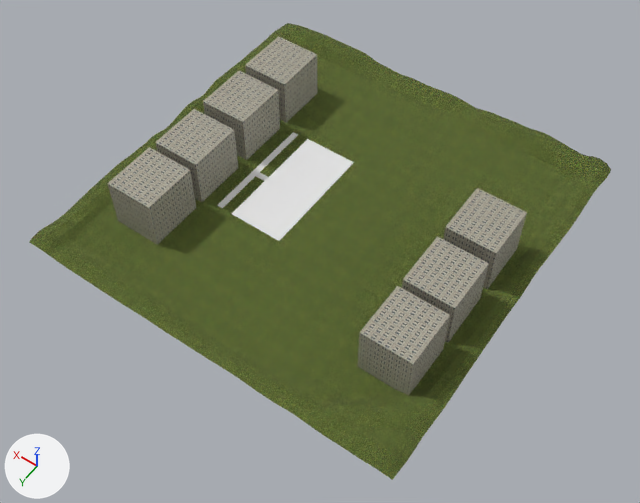
Renders of the Blender file Assets/Models/Maps/main_map.blend from each side of a commit.
Rendered twice from a camera (50 mm lens) standing at (-245.0, 355.0, 499.0) and looking at (-15.0, 33.0, -8.0). The lights are fixed; the arrows at lower left show +X, +Y and +Z.

The older version as bpy lines, for what is in view:
```python
ob_asphalt_col = bpy.data.objects.new('asphalt-col', me_plane)
ob_asphalt_col.location = (32.6, -0.1, 0.1)
ob_asphalt_col.scale = (0.72, 1.0, 1.0)
ob_building = bpy.data.objects.new('Building', me_cube_001)
ob_building.location = (0.0, 0.0, 0.0)
ob_building_001 = bpy.data.objects.new('Building.001', me_cube_002)
ob_building_001.location = (0.0, 0.0, 0.0)
ob_building_002 = bpy.data.objects.new('Building.002', me_cube_003)
ob_building_002.location = (0.0, 0.0, 0.0)
ob_building_003 = bpy.data.objects.new('Building.003', me_cube_004)
ob_building_003.location = (0.0, 0.0, 0.0)
ob_building_004 = bpy.data.objects.new('Building.004', me_cube_005)
ob_building_004.location = (0.0, 0.0, 0.0)
ob_building_005 = bpy.data.objects.new('Building.005', me_cube_006)
ob_building_005.location = (0.0, 0.0, 0.0)
ob_building_006 = bpy.data.objects.new('Building.006', me_cube_011)
ob_building_006.location = (0.0, 0.0, 0.0)
ob_road_col = bpy.data.objects.new('Road-col', me_cube_007)
ob_road_col.location = (66.0, 0.0, 0.0)
# also in view: 'Ground-col' at (-1.0, 0.0, 5.0)
```
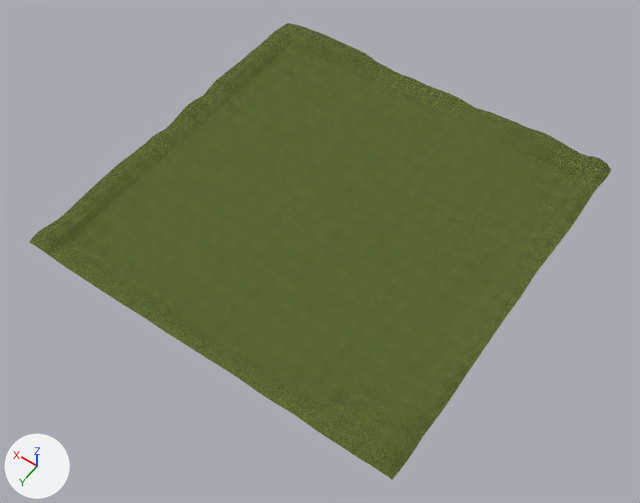
What differs and where, as boxes (x1, y1, x2, y2) in the pictures (640 x 503 px):
'Building.005', deleted: before (357, 286, 450, 395)
'Building.002', deleted: before (107, 147, 196, 245)
'asphalt-col', deleted: before (232, 139, 354, 241)
'Building.004', deleted: before (402, 237, 489, 343)
'Building.001', deleted: before (155, 109, 238, 202)
'Building.003', deleted: before (443, 188, 527, 289)
'Building', deleted: before (203, 71, 280, 160)
'Building.006', deleted: before (245, 36, 317, 123)
'Road-col', deleted: before (217, 132, 298, 208)
'Road.001-col', deleted: before (256, 172, 268, 181)

The change, as a list of edits to the scene's bpy script:
```text
Remove ob_building:
    ob_building = bpy.data.objects.new('Building', me_cube_001)
    ob_building.location = (0.0, 0.0, 0.0)
Remove ob_building_001:
    ob_building_001 = bpy.data.objects.new('Building.001', me_cube_002)
    ob_building_001.location = (0.0, 0.0, 0.0)
Remove ob_building_002:
    ob_building_002 = bpy.data.objects.new('Building.002', me_cube_003)
    ob_building_002.location = (0.0, 0.0, 0.0)
Remove ob_building_003:
    ob_building_003 = bpy.data.objects.new('Building.003', me_cube_004)
    ob_building_003.location = (0.0, 0.0, 0.0)
Remove ob_building_004:
    ob_building_004 = bpy.data.objects.new('Building.004', me_cube_005)
    ob_building_004.location = (0.0, 0.0, 0.0)
Remove ob_building_005:
    ob_building_005 = bpy.data.objects.new('Building.005', me_cube_006)
    ob_building_005.location = (0.0, 0.0, 0.0)
Remove ob_building_006:
    ob_building_006 = bpy.data.objects.new('Building.006', me_cube_011)
    ob_building_006.location = (0.0, 0.0, 0.0)
Remove ob_road_col:
    ob_road_col = bpy.data.objects.new('Road-col', me_cube_007)
    ob_road_col.location = (66.0, 0.0, 0.0)
Remove ob_asphalt_col:
    ob_asphalt_col = bpy.data.objects.new('asphalt-col', me_plane)
    ob_asphalt_col.location = (32.6, -0.1, 0.1)
    ob_asphalt_col.scale = (0.72, 1.0, 1.0)
Remove ob_road_001_col:
    ob_road_001_col = bpy.data.objects.new('Road.001-col', me_cube_010)
    ob_road_001_col.location = (58.4, 5.1, 0.0)
    ob_road_001_col.rotation_euler = (0.0, 0.0, 1.571)  # degrees (0, 0, 90)
    ob_road_001_col.scale = (1.0, 0.109, 1.0)
```
